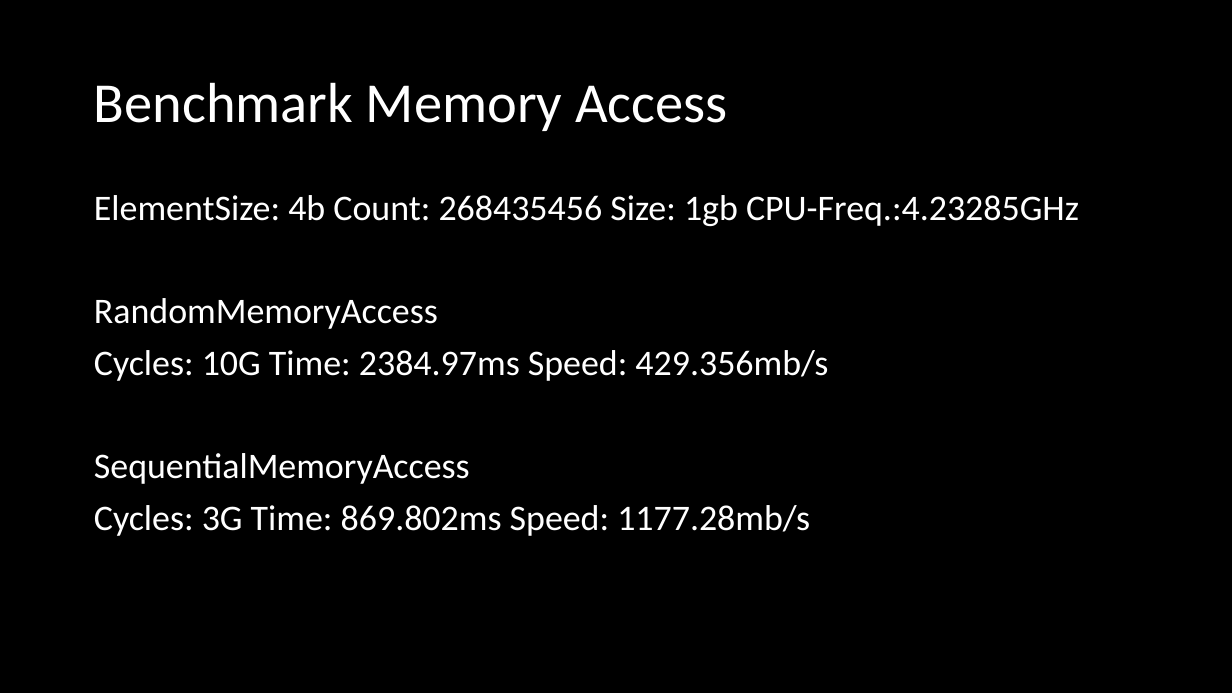
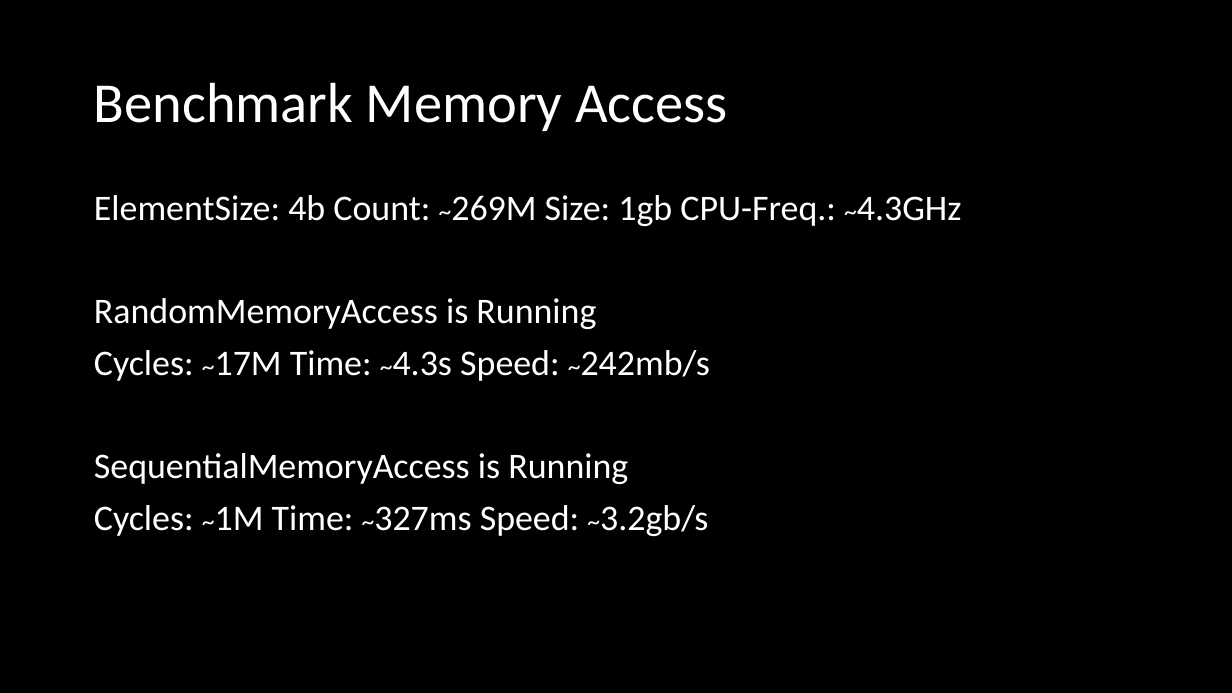
Before and after one commit to omidshahbazi/DODSample, a slide deck: slide 9 of Presentation/Presentation.pptx (slide 8 before the commit). Drawn at 1232x693 pixels with LibreOffice and Linux fonts; fonts in the diff are those of the drawing. Boxes give left, top, right and bottom in pixels: in the first picture for what was removed or moved away, otherwise in the second. Text is boxed around its words. In the diff, an @@ line names an element or a change of style, - is before the commit and + after.

```diff
--- a/Presentation/Presentation.pptx
+++ b/Presentation/Presentation.pptx
@@ text at <box>94,195,962,536</box>: text changed @@
-ElementSize: 4b Count: 268435456 Size: 1gb CPU-Freq.:4.23285GHz
-RandomMemoryAccess
-Cycles: 10G Time: 2384.97ms Speed: 429.356mb/s
-SequentialMemoryAccess
-Cycles: 3G Time: 869.802ms Speed: 1177.28mb/s
+ElementSize: 4b Count: ~269M Size: 1gb CPU-Freq.: ~4.3GHz
+RandomMemoryAccess is Running
+Cycles: ~17M Time: ~4.3s Speed: ~242mb/s
+SequentialMemoryAccess is Running
+Cycles: ~1M Time: ~327ms Speed: ~3.2gb/s
```
Also in this commit, not shown: 3 other slides changed, 1 slide added, 2 other files.
